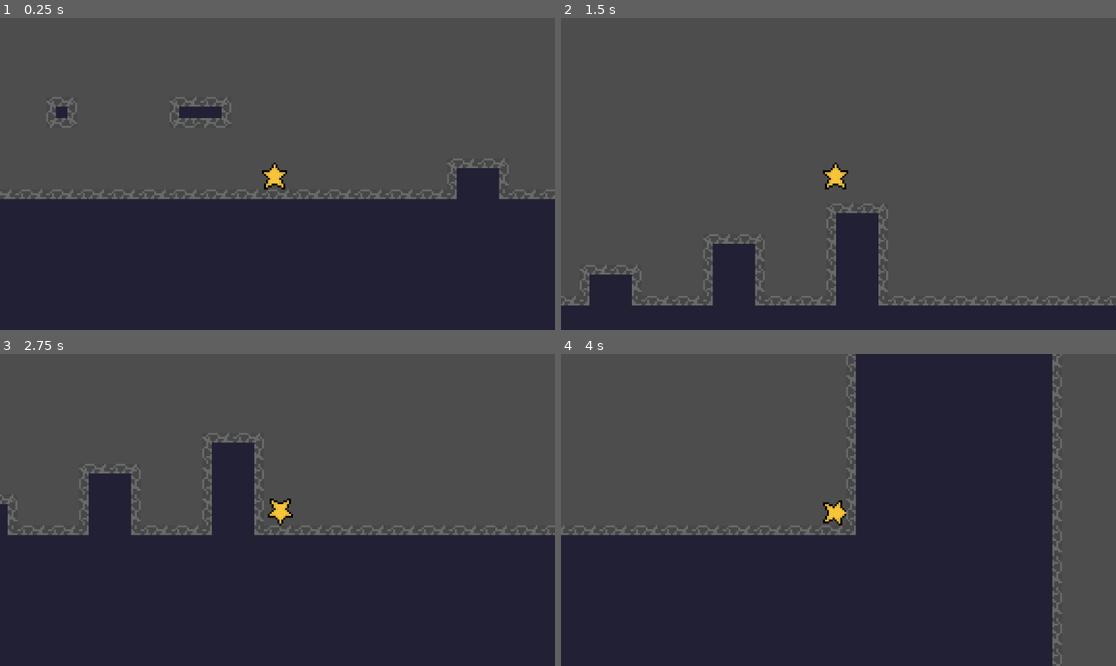
Above: before the commit, frames 1-4 (two rows, left to right).
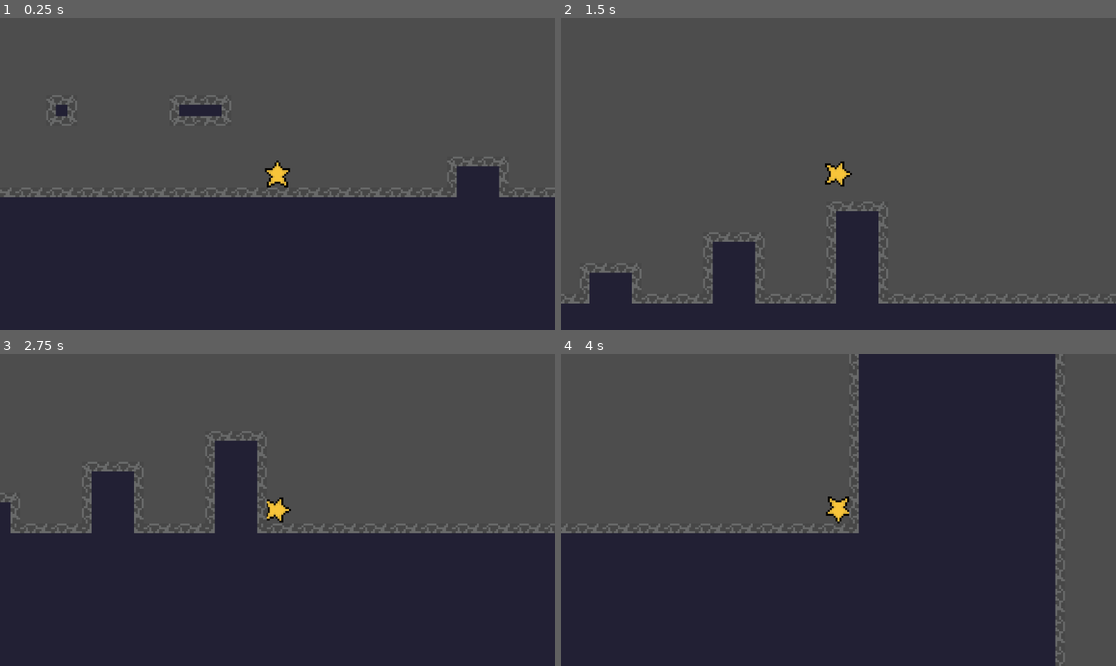
Above: after the commit, the same moments.

Repository: zackpoutziouris/2d_platformer_star
Game: Godot game, scene res://scenes/world1-sandbox.tscn
Same seed, same stepped clock (60 frames per second), same inputs: the game is played once before the commit and once after it.
Inputs:
- Up to frame 1 (0.25 s): no input
- Up to frame 2 (1.5 s): hold D (move_right) from 0.53 s (still down); tap Space (jump) at 0.77 s
- Up to frame 3 (2.75 s): tap Space (jump) at 1.52 s; release D (move_right) at 2.03 s; hold A (move_left) from 2.03 s (still down)
- Up to frame 4 (4 s): release A (move_left) at 2.78 s; hold D (move_right) from 2.78 s (still down); tap Space (jump) at 3.02, 3.77 s

The runs differ from the first frame. In frame 1, 2.4% of the frame differs, in the area x 0-100%, y 24-59%; in frame 2, 2.5%; in frame 3, 3.3%; in frame 4, 3.0%.

Commit message:
Fixed player animation flipping

Diff:
--- a/star/scenes/player.tscn
+++ b/star/scenes/player.tscn
@@ -3,74 +3,81 @@
 [ext_resource type="Script" uid="uid://b2gw7s7q182gr" path="res://scripts/player.gd" id="1_3vyb7"]
 [ext_resource type="Texture2D" uid="uid://cmibncu5ca0t5" path="res://assets/Sprite-0004-Sheet.png" id="2_g2els"]
 
-[sub_resource type="AtlasTexture" id="AtlasTexture_qhqgy"]
-atlas = ExtResource("2_g2els")
-region = Rect2(0, 16, 16, 16)
-
-[sub_resource type="AtlasTexture" id="AtlasTexture_dqkch"]
-atlas = ExtResource("2_g2els")
-region = Rect2(16, 16, 16, 16)
-
-[sub_resource type="AtlasTexture" id="AtlasTexture_qlg0r"]
-atlas = ExtResource("2_g2els")
-region = Rect2(0, 0, 16, 16)
-
-[sub_resource type="AtlasTexture" id="AtlasTexture_tuyoq"]
-atlas = ExtResource("2_g2els")
-region = Rect2(16, 0, 16, 16)
-
-[sub_resource type="AtlasTexture" id="AtlasTexture_fjrip"]
-atlas = ExtResource("2_g2els")
-region = Rect2(32, 0, 16, 16)
-
-[sub_resource type="AtlasTexture" id="AtlasTexture_smehm"]
-atlas = ExtResource("2_g2els")
-region = Rect2(48, 0, 16, 16)
-
-[sub_resource type="SpriteFrames" id="SpriteFrames_ur7pv"]
-animations = [{
-"frames": [{
-"duration": 2.0,
-"texture": SubResource("AtlasTexture_qhqgy")
-}, {
-"duration": 2.0,
-"texture": SubResource("AtlasTexture_dqkch")
-}],
-"loop": true,
-"name": &"idle",
-"speed": 5.0
-}, {
-"frames": [{
-"duration": 1.0,
-"texture": SubResource("AtlasTexture_qlg0r")
-}, {
-"duration": 1.0,
-"texture": SubResource("AtlasTexture_tuyoq")
-}, {
-"duration": 1.0,
-"texture": SubResource("AtlasTexture_fjrip")
-}, {
-"duration": 1.0,
-"texture": SubResource("AtlasTexture_smehm")
-}],
-"loop": true,
-"name": &"walk",
-"speed": 5.0
-}]
-
 [sub_resource type="RectangleShape2D" id="RectangleShape2D_qhqgy"]
 size = Vector2(11, 14)
+
+[sub_resource type="Animation" id="Animation_g2els"]
+length = 0.001
+tracks/0/type = "value"
+tracks/0/imported = false
+tracks/0/enabled = true
+tracks/0/path = NodePath("Sprite2D:region_rect")
+tracks/0/interp = 1
+tracks/0/loop_wrap = true
+tracks/0/keys = {
+"times": PackedFloat32Array(0),
+"transitions": PackedFloat32Array(1),
+"update": 0,
+"values": [Rect2(0, 2, 13, 16)]
+}
+
+[sub_resource type="Animation" id="Animation_qhqgy"]
+resource_name = "idle"
+loop_mode = 1
+step = 0.25
+tracks/0/type = "value"
+tracks/0/imported = false
+tracks/0/enabled = true
+tracks/0/path = NodePath("Sprite2D:region_rect")
+tracks/0/interp = 0
+tracks/0/loop_wrap = true
+tracks/0/keys = {
+"times": PackedFloat32Array(0, 0.5),
+"transitions": PackedFloat32Array(1, 1),
+"update": 0,
+"values": [Rect2(0, 18, 13, 14), Rect2(16, 19, 13, 13)]
+}
+
+[sub_resource type="Animation" id="Animation_dqkch"]
+resource_name = "idle"
+length = 0.75
+loop_mode = 1
+step = 0.25
+tracks/0/type = "value"
+tracks/0/imported = false
+tracks/0/enabled = true
+tracks/0/path = NodePath("Sprite2D:region_rect")
+tracks/0/interp = 0
+tracks/0/loop_wrap = true
+tracks/0/keys = {
+"times": PackedFloat32Array(0, 0.25, 0.5, 0.75),
+"transitions": PackedFloat32Array(1, 1, 1, 1),
+"update": 0,
+"values": [Rect2(16, 3, 14, 13), Rect2(32, 2, 13, 14), Rect2(48, 3, 14, 13), Rect2(64, 2, 13, 14)]
+}
+
+[sub_resource type="AnimationLibrary" id="AnimationLibrary_qlg0r"]
+_data = {
+&"RESET": SubResource("Animation_g2els"),
+&"idle": SubResource("Animation_qhqgy"),
+&"walk": SubResource("Animation_dqkch")
+}
 
 [node name="Player" type="CharacterBody2D" unique_id=1405871052]
 script = ExtResource("1_3vyb7")
 
-[node name="AnimatedSprite2D" type="AnimatedSprite2D" parent="." unique_id=1711751813]
-sprite_frames = SubResource("SpriteFrames_ur7pv")
-animation = &"idle"
-
 [node name="CollisionShape2D" type="CollisionShape2D" parent="." unique_id=138167211]
-position = Vector2(-1.5, 1)
 shape = SubResource("RectangleShape2D_qhqgy")
 
 [node name="Camera2D" type="Camera2D" parent="." unique_id=1611647242]
 zoom = Vector2(4, 4)
+
+[node name="AnimationHandle" type="Node2D" parent="." unique_id=291551407]
+
+[node name="AnimationPlayer" type="AnimationPlayer" parent="AnimationHandle" unique_id=71640850]
+libraries/ = SubResource("AnimationLibrary_qlg0r")
+
+[node name="Sprite2D" type="Sprite2D" parent="AnimationHandle" unique_id=1277177363]
+texture = ExtResource("2_g2els")
+region_enabled = true
+region_rect = Rect2(0, 2, 13, 16)
--- a/star/scripts/player.gd
+++ b/star/scripts/player.gd
@@ -1,6 +1,4 @@
 extends CharacterBody2D
-
-@onready var sprite: AnimatedSprite2D = $AnimatedSprite2D
 
 @export_category("Movement")
 @export var move_speed: float = 250.0
@@ -8,6 +6,9 @@
 @export var deceleration: float = 2200.0
 @export var jump_velocity: float = -420.0
 @export var gravity_multiplier: float = 1.0
+
+@onready var animation_handle: Node2D = $AnimationHandle
+@onready var animation_player: AnimationPlayer = $AnimationHandle/AnimationPlayer
 
 var gravity: float = float(
 	ProjectSettings.get_setting("physics/2d/default_gravity")
@@ -39,13 +40,15 @@
 		velocity.y = jump_velocity
 
 	move_and_slide()
+	_update_animation(direction)
 
-	# Flip to face the movement direction.
+func _update_animation(direction: float) -> void:
+	# Face the direction of input by mirroring the handle around its origin.
 	if direction != 0.0:
-		sprite.flip_h = direction < 0.0
+		animation_handle.scale.x = -1.0 if direction < 0.0 else 1.0
 
-	# Choose the animation.
+	# Pick the animation.
 	if direction != 0.0:
-		sprite.play("walk")
+		animation_player.play("walk")
 	else:
-		sprite.play("idle")
+		animation_player.play("idle")
Not shown, changed: assets/star/Sprite-0004.aseprite
